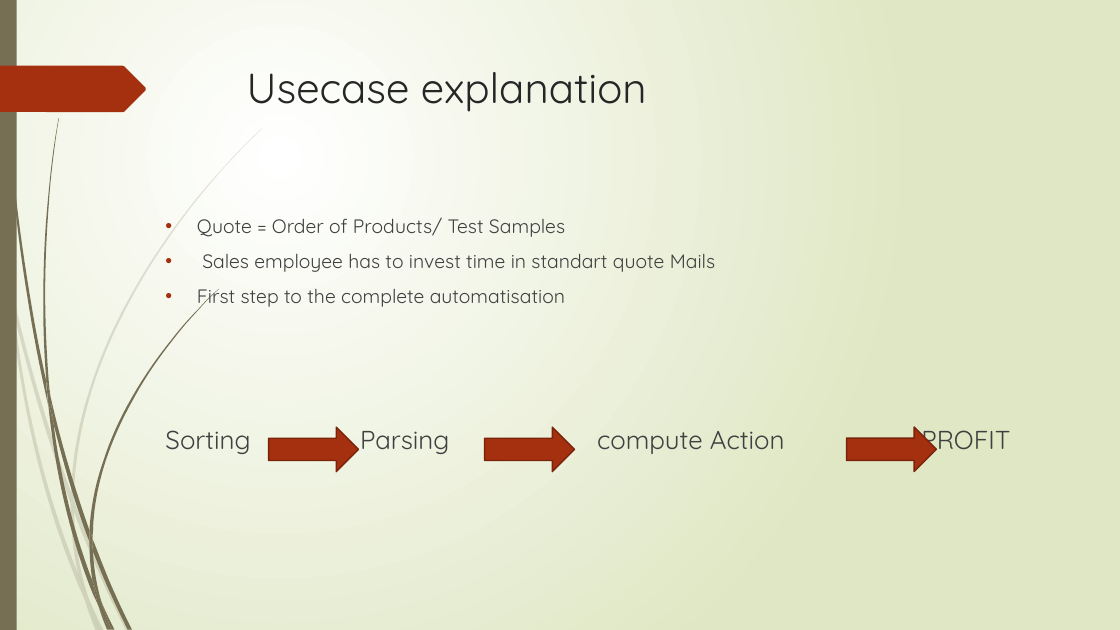
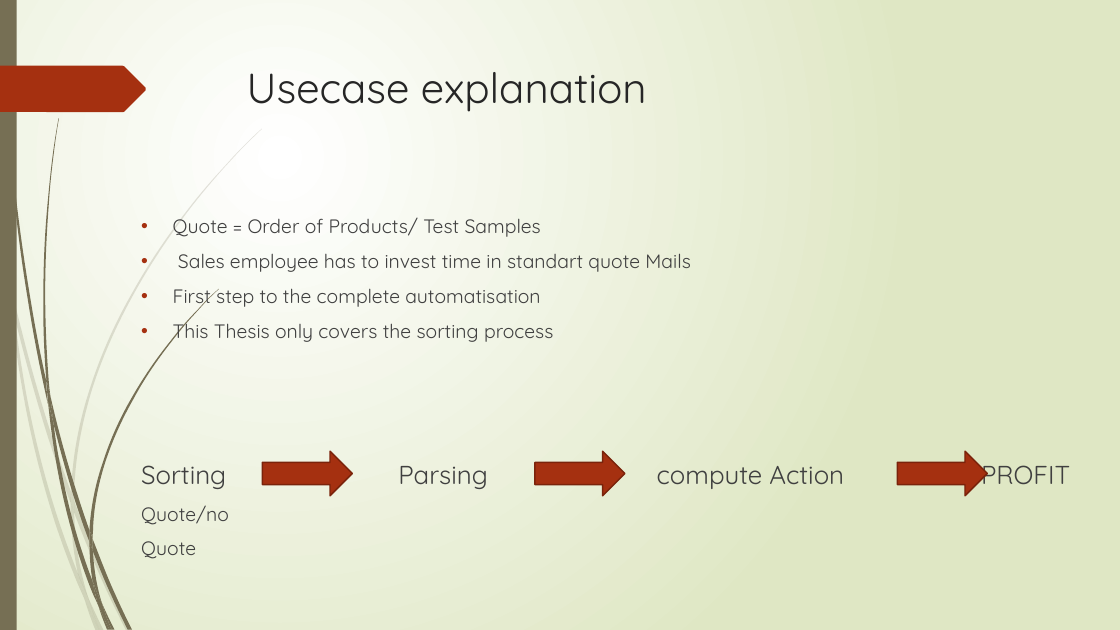
Before and after one commit to Bilobu/BachelorKI, a slide deck: slide 5 of Presentation.pptx. Drawn at 1120x630 pixels with LibreOffice and Linux fonts; fonts in the diff are those of the drawing. Boxes give left, top, right and bottom in pixels: in the first picture for what was removed or moved away, otherwise in the second. Text is boxed around its words. In the diff, an @@ line names an element or a change of style, - is before the commit and + after.

```diff
--- a/Presentation.pptx
+++ b/Presentation.pptx
@@ text at box(141, 218, 1070, 489): paragraphs added @@
+Quote/no
+Quote
@@ text "Quote = Order of Products/ ...": place and size @@
-text "Quote = Order of Products/ ..." at box(165, 217, 1010, 456)
+text "Quote = Order of Products/ ..." at box(141, 218, 1070, 489)
@@ text at box(173, 318, 553, 342): paragraph added @@
+• This Thesis only covers the sorting process
@@ right arrow: place and size @@
-right arrow at box(269, 428, 359, 472)
+right arrow at box(262, 451, 352, 496)
@@ right arrow: place and size @@
-right arrow at box(485, 428, 575, 472)
+right arrow at box(535, 451, 625, 496)
@@ right arrow: place and size @@
-right arrow at box(847, 427, 937, 471)
+right arrow at box(897, 451, 987, 496)
```
Also in this commit, not shown: 7 other slides changed, 1 slide added, 1 slide removed.
